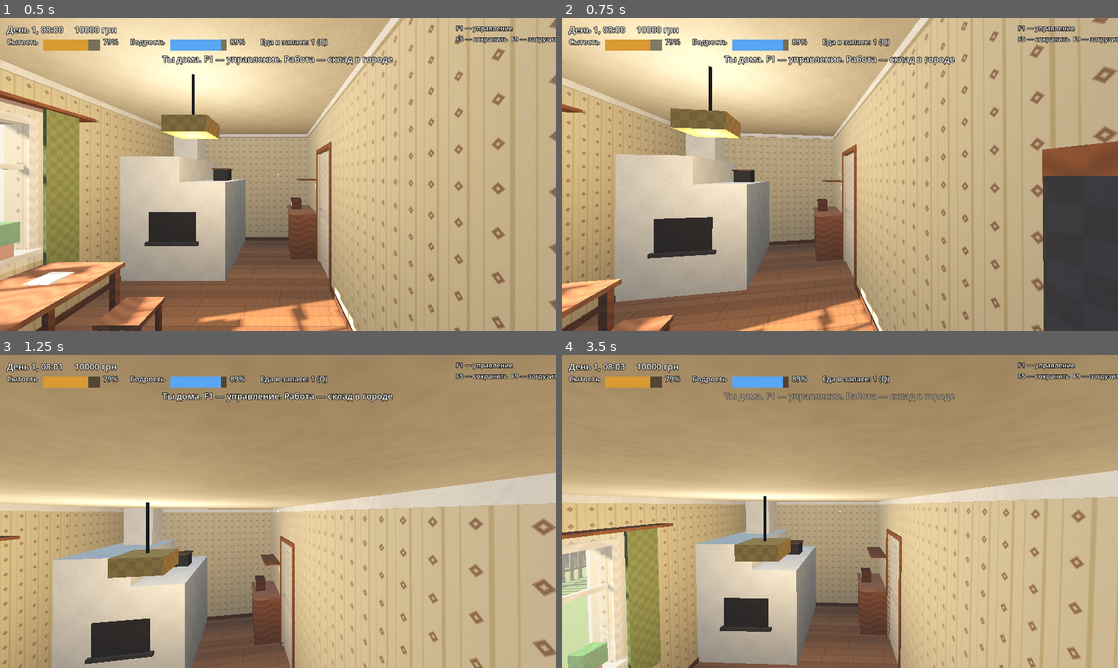
Above: before the commit, frames 1-4 (two rows, left to right).
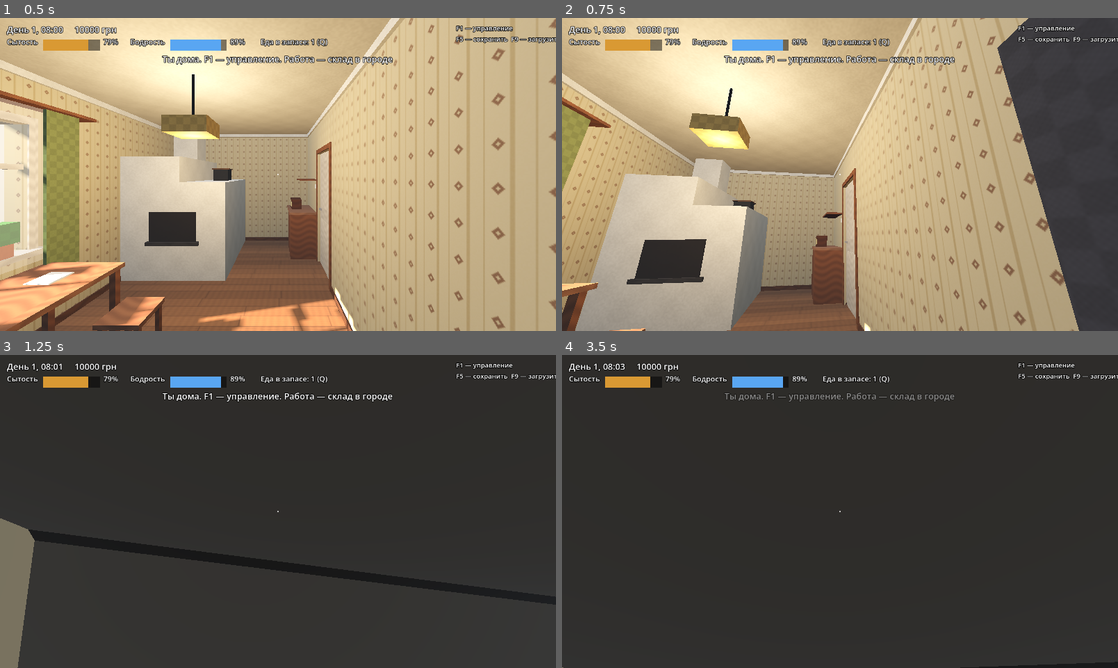
Above: after the commit, the same moments.

Repository: Bobi3f/666666
Game: Godot game, scene res://scenes/World.tscn
Same seed, same stepped clock (60 frames per second), same inputs: the game is played once before the commit and once after it.
Inputs (mouse positions are in pixels of both pictures, inside the frame that each line leads up to):
- Up to frame 1 (0.5 s): no input
- Up to frame 2 (0.75 s): move the mouse to (867, 174) at 0.52 s; hold Up from 0.53 s (still down); hold Shift from 0.53 s (still down); tap C at 0.6 s
- Up to frame 3 (1.25 s): keep holding Up; keep holding Shift; tap Space at 0.77, 1.07 s
- Up to frame 4 (3.5 s): keep holding Up; move the mouse to (812, 511) at 1.27 s; release Shift at 1.28 s; tap Shift at 1.35 s; tap Space at 1.52, 1.82, 3.02, 3.05, 3.32 s; tap Ctrl at 1.55 s; move the mouse to (851, 505) at 2.02 s; hold Ctrl 2.03-2.78 s; tap R at 2.3, 2.85 s; move the mouse to (834, 517) at 2.77 s

Frame 1 is identical in both runs. In frame 2, 38% of the frame differs, in the area x 0-100%, y 0-100%; in frame 3, 96%; in frame 4, 97%.

Commit message:
Smoother on-foot controls: crouch, buffered jump, step-up, camera feel
Walking now accelerates and brakes instead of snapping to full speed;
air control is weaker. Jump fires on press with a short buffer and
coyote time, so holding Space no longer bunny-hops. Ctrl (hold) or C
(toggle) crouches: shorter capsule, lower eyes, slower walk, and the
player cannot stand up under a low ceiling. Steps up to 45 cm (porches,
curbs) are climbed without jumping. Arrow keys turn the camera as an
alternative to the mouse. Head bob, landing dip and a wider FOV while
sprinting. The village shop zone now covers its porch.

Co-Authored-By: Claude Opus 5.5 <noreply@anthropic.com>
Claude-Session: https://claude.ai/code/session_01UVk6wNNM2FjtKcFVRWCFoE

Diff:
--- a/scripts/player/player.gd
+++ b/scripts/player/player.gd
@@ -1,39 +1,67 @@
 class_name Player
 extends CharacterBody3D
-## Персонаж от первого лица: ходьба, бег, прыжок, действие по E, еда по Q.
+## Персонаж от первого лица: ходьба с разгоном, бег, прыжок, приседание,
+## подъём на ступеньки, покачивание камеры, действие по E, еда по Q.
 
 const WALK := 4.0
 const RUN := 7.0
-const JUMP := 4.6
+const CROUCH := 1.8
+## Разгон и торможение на земле и в воздухе, м/с²
+const ACCEL := 30.0
+const AIR_ACCEL := 6.0
+const JUMP := 4.8
 const GRAVITY := 12.0
+## Прыжок ещё засчитывается чуть после края и чуть до приземления
+const COYOTE_TIME := 0.12
+const JUMP_BUFFER := 0.15
 const MOUSE_SENS := 0.0025
+## Поворот камеры стрелками, рад/с
+const KEY_TURN := 2.4
+const STAND_HEIGHT := 1.75
+const CROUCH_HEIGHT := 1.1
+const STAND_EYES := 1.62
+const CROUCH_EYES := 0.98
+## Ступенька, на которую персонаж заходит сам, без прыжка
+const STEP_HEIGHT := 0.45
+const FOV := 75.0
+const RUN_FOV := 82.0
 
 var camera: Camera3D
 var car: Node3D  # машина, в которой сидим; null — пешком
+var crouching := false
 var _head: Node3D
+var _shape: CollisionShape3D
+var _capsule: CapsuleShape3D
 var _zones: Array[InteractZone] = []
+var _crouch_toggled := false
+var _coyote := 0.0
+var _jump_buffer := 0.0
+var _bob_time := 0.0
+var _land_dip := 0.0
+var _fall_speed := 0.0
 
 
 func _ready() -> void:
 	add_to_group("persist")
 	GameManager.player = self
-	var cs := CollisionShape3D.new()
-	var capsule := CapsuleShape3D.new()
-	capsule.radius = 0.3
-	capsule.height = 1.75
-	cs.shape = capsule
-	cs.position.y = 0.875
-	add_child(cs)
+	_shape = CollisionShape3D.new()
+	_capsule = CapsuleShape3D.new()
+	_capsule.radius = 0.3
+	_capsule.height = STAND_HEIGHT
+	_shape.shape = _capsule
+	_shape.position.y = STAND_HEIGHT * 0.5
+	add_child(_shape)
 	_head = Node3D.new()
-	_head.position.y = 1.62
+	_head.position.y = STAND_EYES
 	add_child(_head)
 	camera = Camera3D.new()
 	camera.near = 0.05
 	camera.far = 700.0
-	camera.fov = 75.0
+	camera.fov = FOV
 	_head.add_child(camera)
 	camera.current = true
 	floor_snap_length = 0.3
+	floor_max_angle = deg_to_rad(50.0)
 	Input.mouse_mode = Input.MOUSE_MODE_CAPTURED
 
 
@@ -50,17 +78,30 @@
 			KEY_Q:
 				if car == null:
 					NeedsManager.eat_snack()
+			KEY_SPACE:
+				if car == null:
+					_jump_buffer = JUMP_BUFFER
+			KEY_C:
+				if car == null:
+					_crouch_toggled = not _crouch_toggled
 	if car != null:
 		return
 	var motion := event as InputEventMouseMotion
 	if motion and Input.mouse_mode == Input.MOUSE_MODE_CAPTURED:
-		rotate_y(-motion.relative.x * MOUSE_SENS)
-		_head.rotation.x = clampf(_head.rotation.x - motion.relative.y * MOUSE_SENS, -1.45, 1.45)
+		_look(-motion.relative.x * MOUSE_SENS, -motion.relative.y * MOUSE_SENS)
+
+
+func _look(yaw: float, pitch: float) -> void:
+	rotate_y(yaw)
+	_head.rotation.x = clampf(_head.rotation.x + pitch, -1.45, 1.45)
 
 
 func _physics_process(delta: float) -> void:
 	if car != null:
 		return
+	_turn_with_keys(delta)
+	_update_crouch(delta)
+
 	var input := Vector2.ZERO
 	if Input.is_physical_key_pressed(KEY_W):
 		input.y -= 1
@@ -70,21 +111,124 @@
 		input.x -= 1
 	if Input.is_physical_key_pressed(KEY_D):
 		input.x += 1
-	var speed := RUN if Input.is_physical_key_pressed(KEY_SHIFT) else WALK
+	var running := Input.is_physical_key_pressed(KEY_SHIFT) and not crouching and input.y < 0.0
+	var speed := CROUCH if crouching else (RUN if running else WALK)
 	speed *= NeedsManager.walk_factor()
 	var dir := (transform.basis * Vector3(input.x, 0, input.y)).normalized()
-	velocity.x = dir.x * speed
-	velocity.z = dir.z * speed
-	if is_on_floor():
-		if Input.is_physical_key_pressed(KEY_SPACE):
-			velocity.y = JUMP
-	else:
+
+	# Плавный разгон и торможение; в воздухе направление меняется слабо
+	var on_floor := is_on_floor()
+	var accel := ACCEL if on_floor else AIR_ACCEL
+	var flat := Vector2(velocity.x, velocity.z).move_toward(Vector2(dir.x, dir.z) * speed, accel * delta)
+	velocity.x = flat.x
+	velocity.z = flat.y
+
+	_coyote = COYOTE_TIME if on_floor else maxf(_coyote - delta, 0.0)
+	_jump_buffer = maxf(_jump_buffer - delta, 0.0)
+	if _jump_buffer > 0.0 and _coyote > 0.0 and _can_stand():
+		velocity.y = JUMP
+		_jump_buffer = 0.0
+		_coyote = 0.0
+		_crouch_toggled = false
+	elif not on_floor:
 		velocity.y -= GRAVITY * delta
-	move_and_slide()
+		_fall_speed = maxf(_fall_speed, -velocity.y)
+
+	if not (on_floor and _try_step(delta)):
+		move_and_slide()
+
+	# Приземление: камера чуть проседает, тем сильнее, чем выше падали
+	if is_on_floor() and _fall_speed > 0.0:
+		if _fall_speed > 3.0:
+			_land_dip = minf(_fall_speed * 0.025, 0.25)
+		_fall_speed = 0.0
+	_update_camera(delta, running and flat.length() > WALK)
+
 	# Упал за край мира — вернуть на дорогу
 	if global_position.y < -20.0:
 		global_position = Vector3(global_position.x, 2.0, global_position.z)
 		velocity = Vector3.ZERO
+
+
+## Стрелки поворачивают камеру — если мышь неудобна или не захвачена.
+func _turn_with_keys(delta: float) -> void:
+	var yaw := 0.0
+	var pitch := 0.0
+	if Input.is_physical_key_pressed(KEY_LEFT):
+		yaw += 1.0
+	if Input.is_physical_key_pressed(KEY_RIGHT):
+		yaw -= 1.0
+	if Input.is_physical_key_pressed(KEY_UP):
+		pitch += 1.0
+	if Input.is_physical_key_pressed(KEY_DOWN):
+		pitch -= 1.0
+	if yaw != 0.0 or pitch != 0.0:
+		_look(yaw * KEY_TURN * delta, pitch * KEY_TURN * 0.6 * delta)
+
+
+## Ctrl — держать, C — переключить. Встать можно, только если над головой пусто.
+func _update_crouch(delta: float) -> void:
+	var want := Input.is_physical_key_pressed(KEY_CTRL) or _crouch_toggled
+	if want != crouching:
+		if want:
+			crouching = true
+		elif _can_stand():
+			crouching = false
+	var h := CROUCH_HEIGHT if crouching else STAND_HEIGHT
+	if not is_equal_approx(_capsule.height, h):
+		_capsule.height = move_toward(_capsule.height, h, 6.0 * delta)
+		_shape.position.y = _capsule.height * 0.5
+	var eyes := CROUCH_EYES if crouching else STAND_EYES
+	_head.position.y = move_toward(_head.position.y, eyes, 4.0 * delta)
+
+
+func _can_stand() -> bool:
+	if not crouching and is_equal_approx(_capsule.height, STAND_HEIGHT):
+		return true
+	return not test_move(global_transform, Vector3(0, STAND_HEIGHT - _capsule.height + 0.05, 0))
+
+
+## Заходим на крыльцо и бордюр без прыжка: если впереди невысокое препятствие,
+## а над ним свободно — поднимаемся и опускаемся на него.
+func _try_step(delta: float) -> bool:
+	var motion := Vector3(velocity.x, 0, velocity.z) * delta
+	if motion.length() < 0.001 or not test_move(global_transform, motion):
+		return false
+	var up := Vector3(0, STEP_HEIGHT, 0)
+	if test_move(global_transform, up):
+		return false
+	# Низ капсулы круглый: чтобы встать на ступеньку, а не зацепиться
+	# за её ребро, шагаем сразу на четверть метра
+	var ahead := motion.normalized() * maxf(motion.length(), 0.25)
+	var raised := global_transform.translated(up)
+	if test_move(raised, ahead):
+		return false
+	var start := global_transform
+	global_position += up + ahead
+	var col := move_and_collide(-up)
+	if col == null or col.get_normal().y < 0.7:
+		# Под ногами не ступенька — откатываемся
+		global_transform = start
+		return false
+	velocity.y = 0.0
+	return true
+
+
+## Покачивание при ходьбе, просадка при приземлении, шире обзор на бегу.
+func _update_camera(delta: float, sprinting: bool) -> void:
+	var speed := Vector2(velocity.x, velocity.z).length()
+	var bob := Vector3.ZERO
+	if is_on_floor() and speed > 0.5:
+		_bob_time += delta * speed * 1.9
+		var amp := 0.035 if speed <= WALK + 0.1 else 0.06
+		if crouching:
+			amp *= 0.5
+		bob = Vector3(cos(_bob_time * 0.5) * amp * 0.6, absf(sin(_bob_time)) * amp, 0)
+	else:
+		_bob_time = 0.0
+	_land_dip = move_toward(_land_dip, 0.0, 0.8 * delta)
+	camera.position = camera.position.lerp(bob - Vector3(0, _land_dip, 0), minf(delta * 12.0, 1.0))
+	camera.fov = lerpf(camera.fov, RUN_FOV if sprinting else FOV, minf(delta * 6.0, 1.0))
 
 
 # --- Действия -------------------------------------------------------------
@@ -140,6 +284,11 @@
 func stand_up(at: Vector3, yaw: float) -> void:
 	car = null
 	visible = true
+	crouching = false
+	_crouch_toggled = false
+	_capsule.height = STAND_HEIGHT
+	_shape.position.y = STAND_HEIGHT * 0.5
+	_head.position.y = STAND_EYES
 	for ch in get_children():
 		if ch is CollisionShape3D:
 			ch.disabled = false
--- a/scripts/ui/controls_help.gd
+++ b/scripts/ui/controls_help.gd
@@ -5,7 +5,9 @@
 
 ПЕШКОМ
   W A S D — идти        Shift — бежать       Пробел — прыжок
-  Мышь — осмотреться    E — действие         Q — съесть еду из запаса
+  Ctrl — присесть (держать)    C — присесть / встать
+  Мышь или стрелки — осмотреться
+  E — действие          Q — съесть еду из запаса
   Esc — отпустить мышь (клик — снова захватить)
 
 В МАШИНЕ
--- a/scripts/world/world.gd
+++ b/scripts/world/world.gd
@@ -717,8 +717,8 @@
 	sign.rotation.y = yaw
 	add_child(sign)
 
-	var zone := InteractZone.create("E — сельмаг: хлеб и молоко (40 грн)", Vector3(2.8, 2.0, 2.4))
-	zone.position = xf * Vector3(0, 0, 5.0)
+	var zone := InteractZone.create("E — сельмаг: хлеб и молоко (40 грн)", Vector3(2.8, 2.4, 3.2))
+	zone.position = xf * Vector3(0, 0, 4.5)
 	zone.rotation.y = yaw
 	zone.activated.connect(_buy_village_food)
 	add_child(zone)
Not shown, changed: README.md
